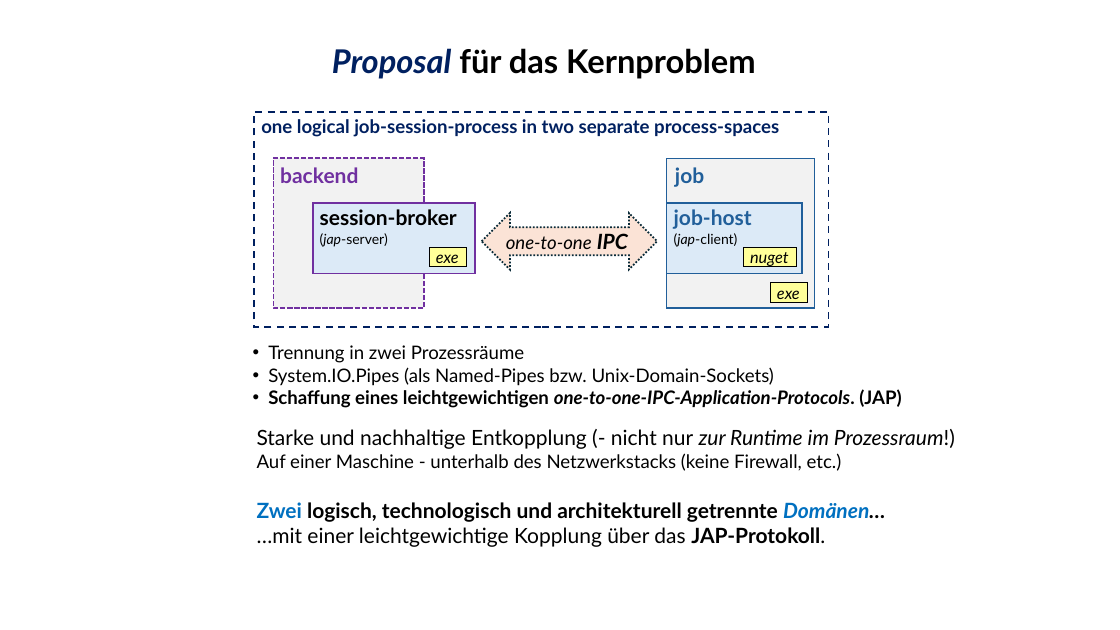
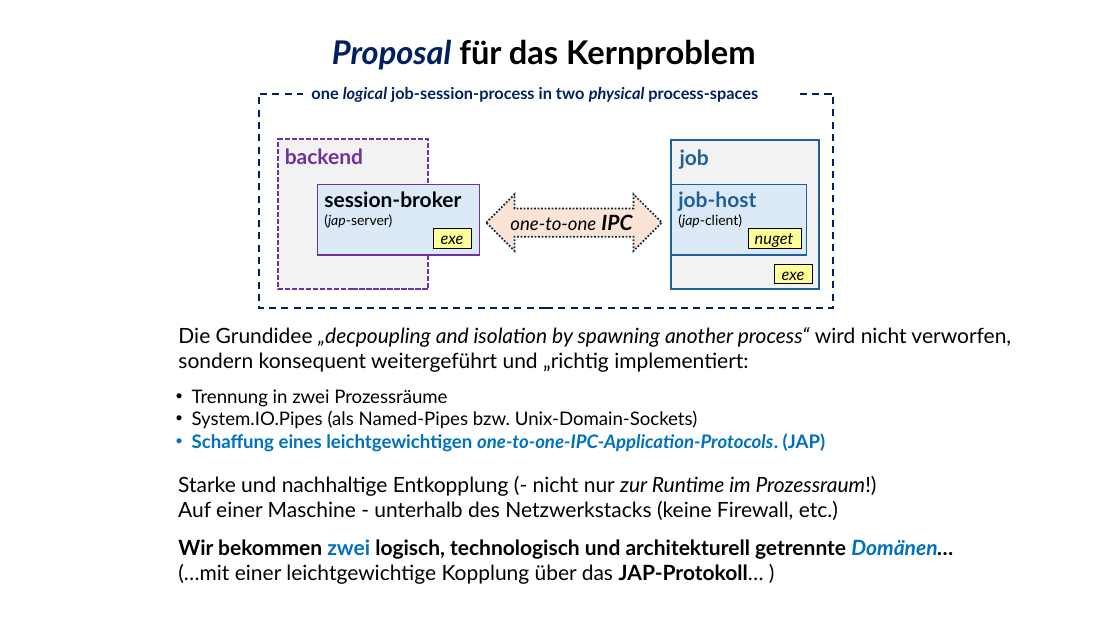
Before and after one commit to ckluth/josyn-platform, a slide deck: slide 9 of josyn-intro.pptx. Drawn at 1120x630 pixels with LibreOffice and Linux fonts; fonts in the diff are those of the drawing. Boxes give left, top, right and bottom in pixels: in the first picture for what was removed or moved away, otherwise in the second. Text is boxed around its words. In the diff, an @@ line names an element or a change of style, - is before the commit and + after.

```diff
--- a/josyn-intro.pptx
+++ b/josyn-intro.pptx
@@ text "Proposal für das Kernproblem" moved from (x1=332, y1=48, x2=756, y2=79) to (x1=332, y1=39, x2=756, y2=70) @@
@@ text at (x1=311, y1=87, x2=758, y2=102): text changed; size 16 to 14 pt @@
-one logical job-session-process in two separate process-spaces
+one logical job-session-process in two physical process-spaces
@@ 8 rectangles, 5 texts, 1 left right arrow moved together from (x1=254, y1=113, x2=828, y2=327) to (x1=259, y1=94, x2=833, y2=308) @@
@@ text added at (x1=178, y1=327, x2=1011, y2=372), 18 pt, text #000000 @@
+Die Grundidee „decpoupling and isolation by spawning another process“ wird nicht verworfen, sondern konsequent weitergeführt und „richtig implementiert:
@@ text "Trennung in zwei Prozessräume" moved from (x1=268, y1=345, x2=901, y2=408) to (x1=192, y1=389, x2=825, y2=452) @@
@@ text at (x1=192, y1=433, x2=825, y2=452): text colour #000000 to #0070C0 in "Schaffung eines leichtgewichtigen one-to-one-IPC-Application ..." @@
@@ text added at (x1=178, y1=476, x2=877, y2=520), 18 pt, text #000000 @@
+Starke und nachhaltige Entkopplung (- nicht nur zur Runtime im Prozessraum!)
+Auf einer Maschine - unterhalb des Netzwerkstacks (keine Firewall, etc.)
@@ text at (x1=178, y1=539, x2=954, y2=584): text changed; bold on @@
-Starke und nachhaltige Entkopplung (- nicht nur zur Runtime im Prozessraum!)
-Auf einer Maschine - unterhalb des Netzwerkstacks (keine Firewall, etc.)
-Zwei logisch, technologisch und architekturell getrennte Domänen…
-…mit einer leichtgewichtige Kopplung über das JAP-Protokoll.
+Wir bekommen zwei logisch, technologisch und architekturell getrennte Domänen…
+(…mit einer leichtgewichtige Kopplung über das JAP-Protokoll… )
```
Also in this commit, not shown: 4 other slides changed.
